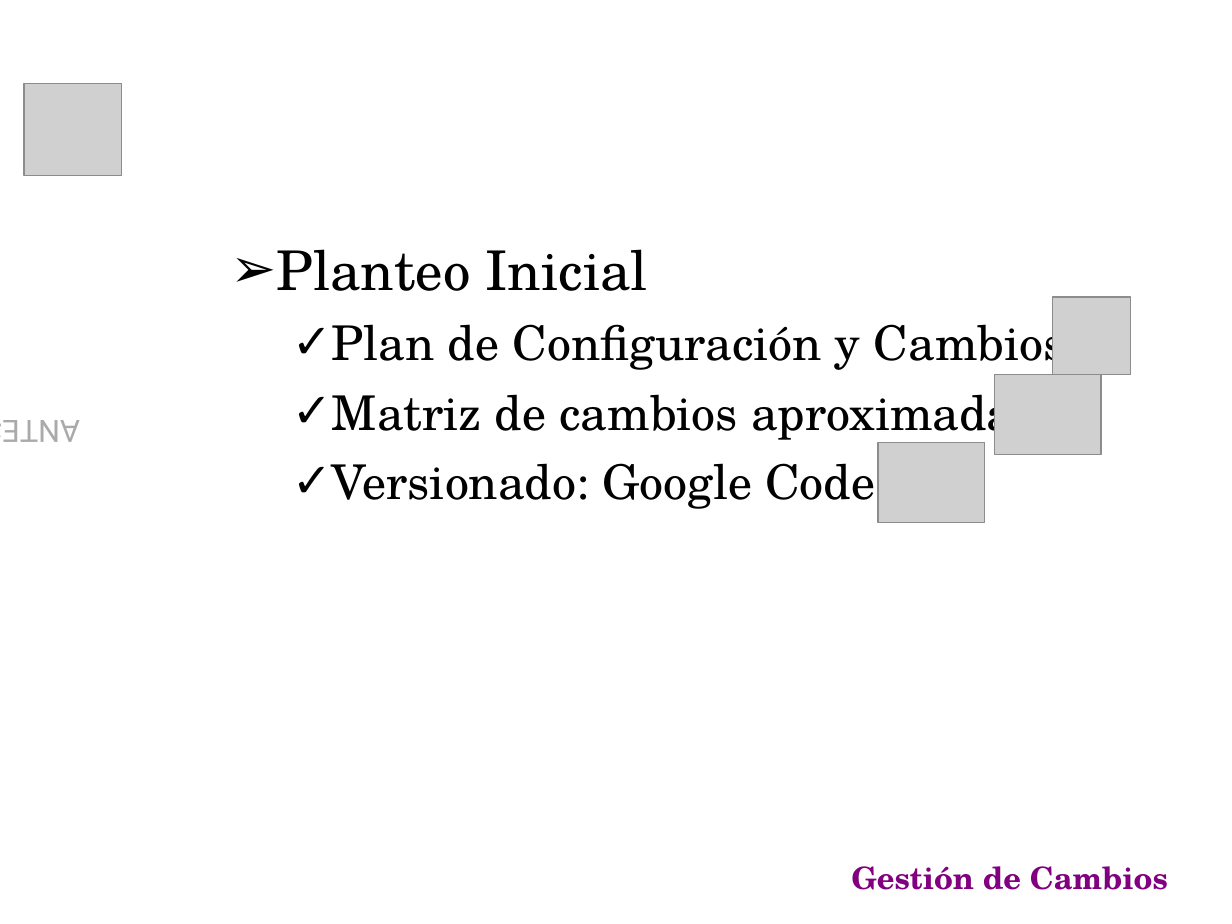
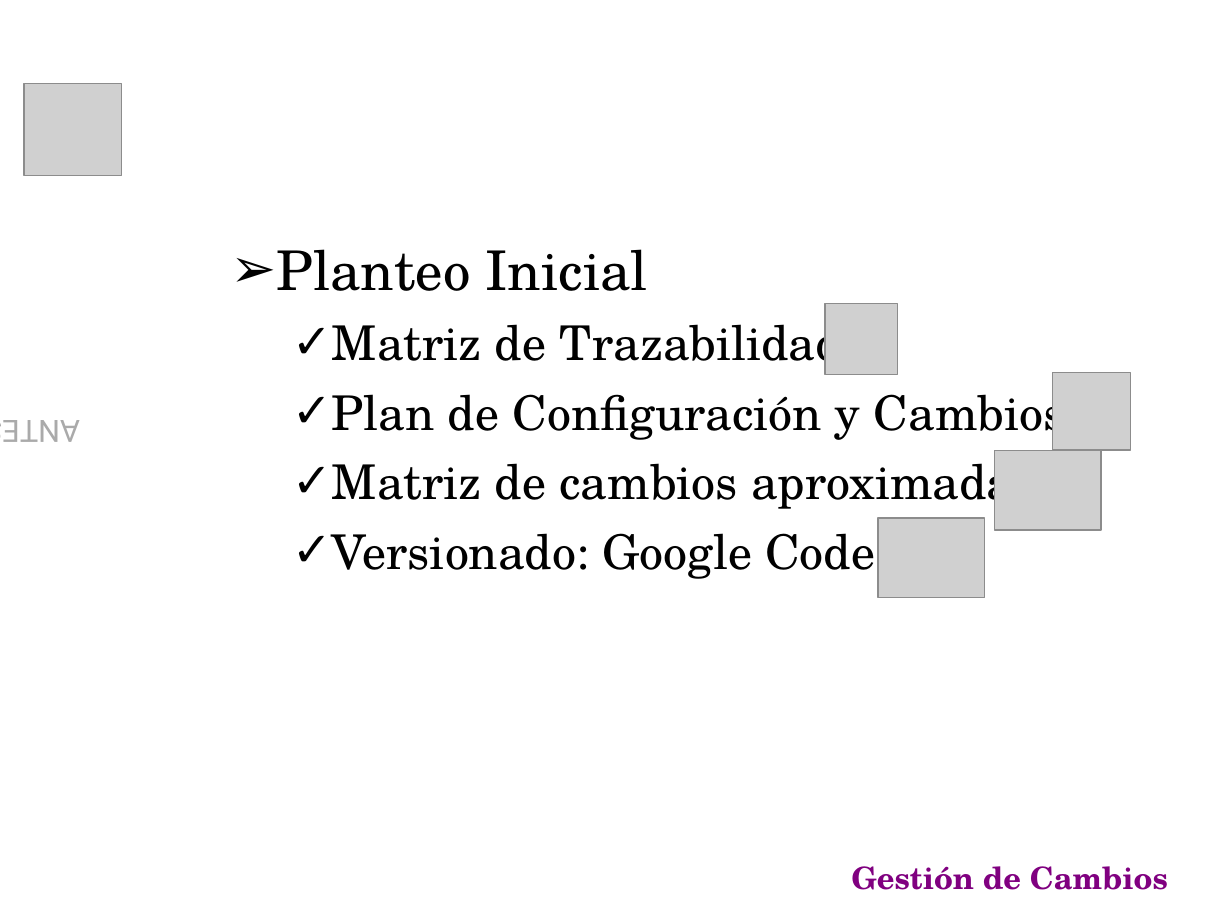
Before and after one commit to emmanuelfls371/softmart7547, a slide deck: slide 9 of docs/CarpetaEntrega/PresFinal.ppt. Drawn at 1232x924 pixels with LibreOffice and Linux fonts; fonts in the diff are those of the drawing; grey boxes stand for pictures; background and template pictures are left out. Boxes give left, top, right and bottom in pixels: in the first picture for what was removed or moved away, otherwise in the second. Text is boxed around its words. In the diff, an @@ line names an element or a change of style, - is before the commit and + after.

```diff
--- a/docs/CarpetaEntrega/PresFinal.ppt
+++ b/docs/CarpetaEntrega/PresFinal.ppt
@@ text at [332,314,844,375]: paragraph added @@
+  ✓ Matriz de Trazabilidad
@@ picture added at [825,303,898,375] @@
@@ 3 pictures: place and size @@
-3 pictures at [878,297,1130,522]
+3 pictures at [878,372,1130,598]
```
Also in this commit, not shown: 1 other slide changed.
